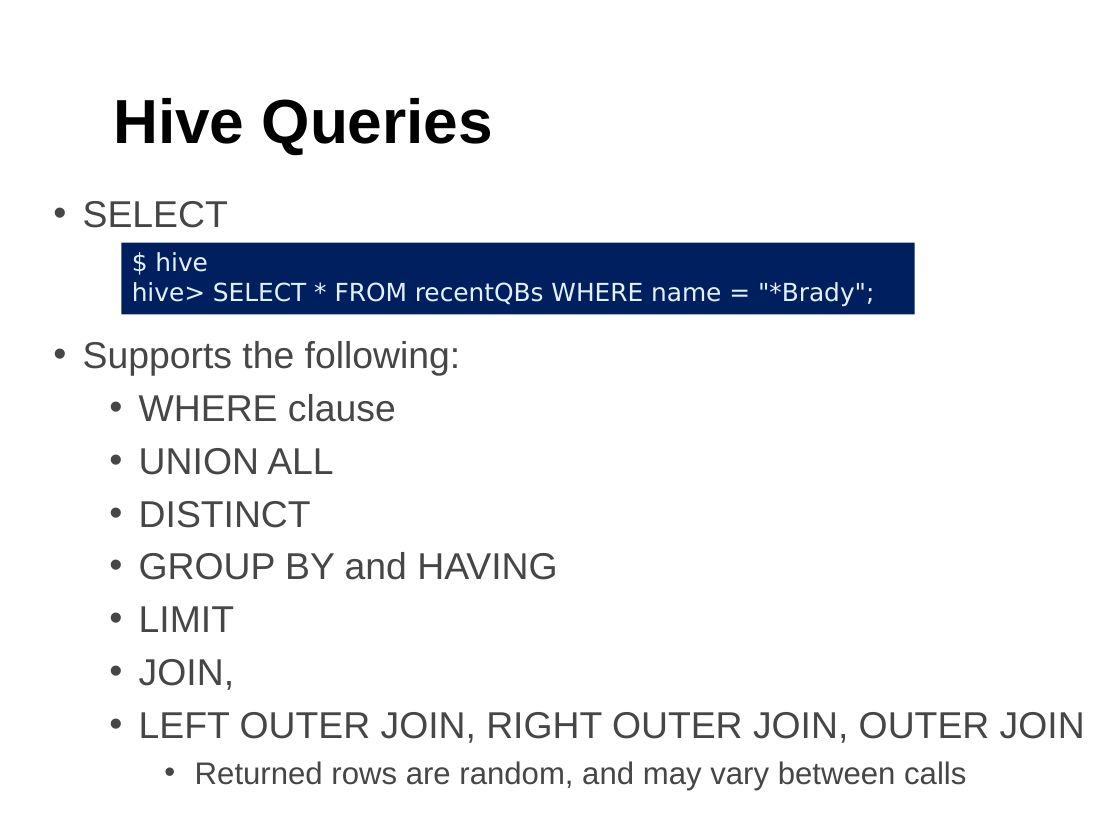
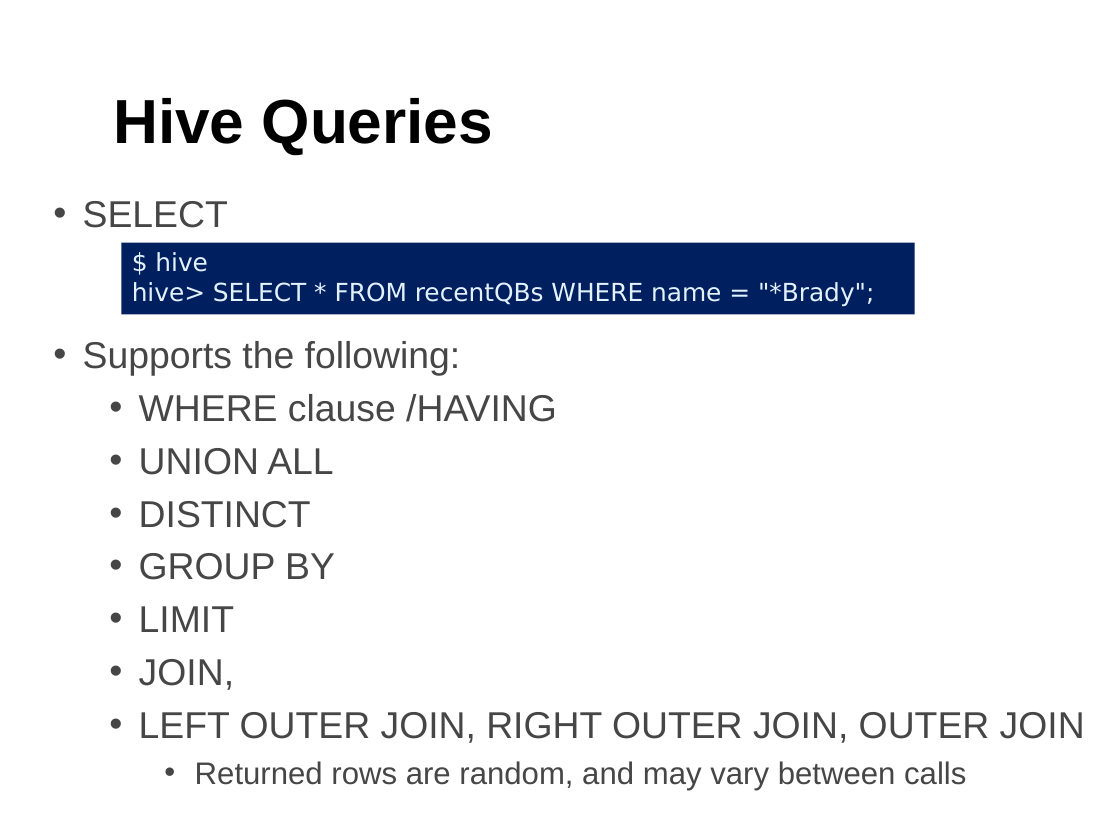
Before and after one commit to zhangyu027/UCI_Hadoop_Apache_Airflow, a slide deck: slide 28 of 02_Slides/M4_Pig&Hive.pptx. Drawn at 1120x840 pixels with LibreOffice and Linux fonts; fonts in the diff are those of the drawing. Boxes give left, top, right and bottom in pixels: in the first picture for what was removed or moved away, otherwise in the second. Text is boxed around its words. In the diff, an @@ line names an element or a change of style, - is before the commit and + after.

```diff
--- a/02_Slides/M4_Pig&Hive.pptx
+++ b/02_Slides/M4_Pig&Hive.pptx
@@ text at (139, 394, 557, 422): text changed @@
-  • WHERE clause
+  • WHERE clause /HAVING
@@ text at (139, 553, 335, 580): text changed @@
-  • GROUP BY and HAVING
+  • GROUP BY
```
Also in this commit, not shown: 22 other slides changed, 9 other files.
